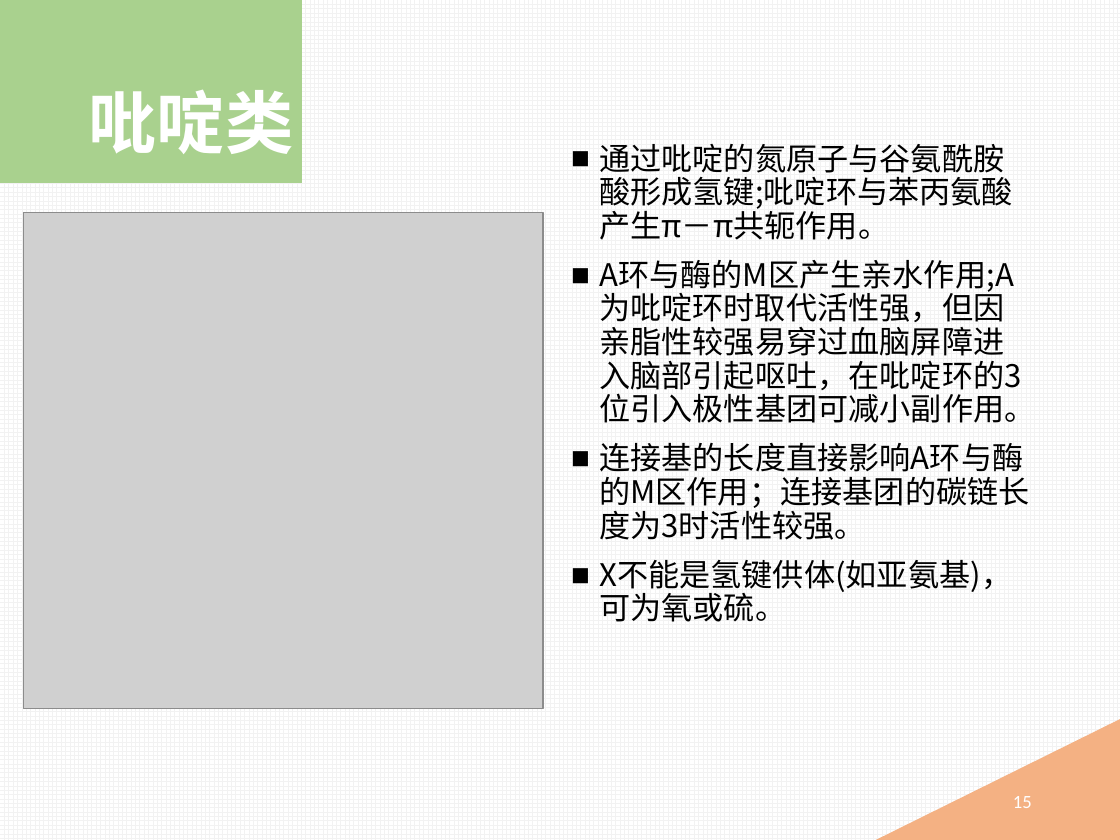
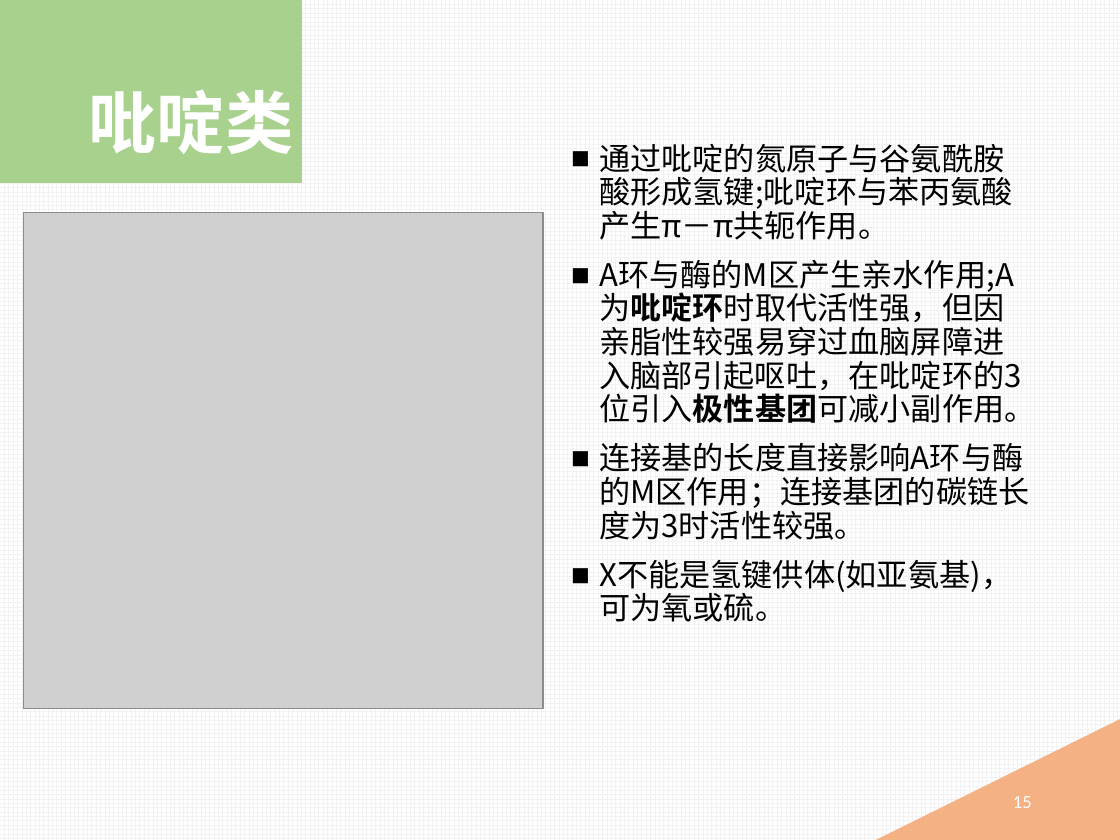
Before and after one commit to mingyong/Project-PDE, a slide deck: slide 15 of 磷酸二酯酶抑制剂.pptx. Drawn at 1120x840 pixels with LibreOffice and Linux fonts; fonts in the diff are those of the drawing; grey boxes stand for pictures. Boxes give left, top, right and bottom in pixels: in the first picture for what was removed or moved away, otherwise in the second. Text is boxed around its words. In the diff, an @@ line names an element or a change of style, - is before the commit and + after.

```diff
--- a/磷酸二酯酶抑制剂.pptx
+++ b/磷酸二酯酶抑制剂.pptx
@@ text at [599, 260, 1035, 423]: bold on in "A环与酶的M区产生亲水作用;A为吡啶环时取代活性强，但因亲脂性较强易穿过血脑屏障进入脑部引起呕吐，在吡啶环的3位引入极性 ..." @@
```
Also in this commit, not shown: 10 other slides changed, 1 slide added.
